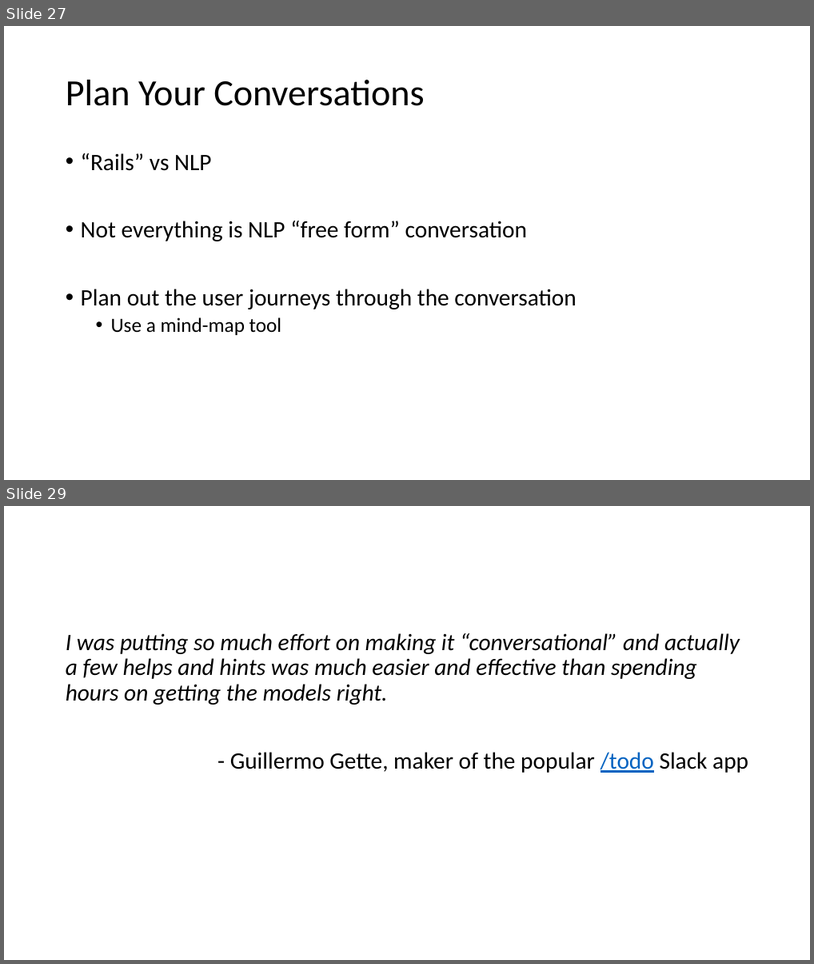
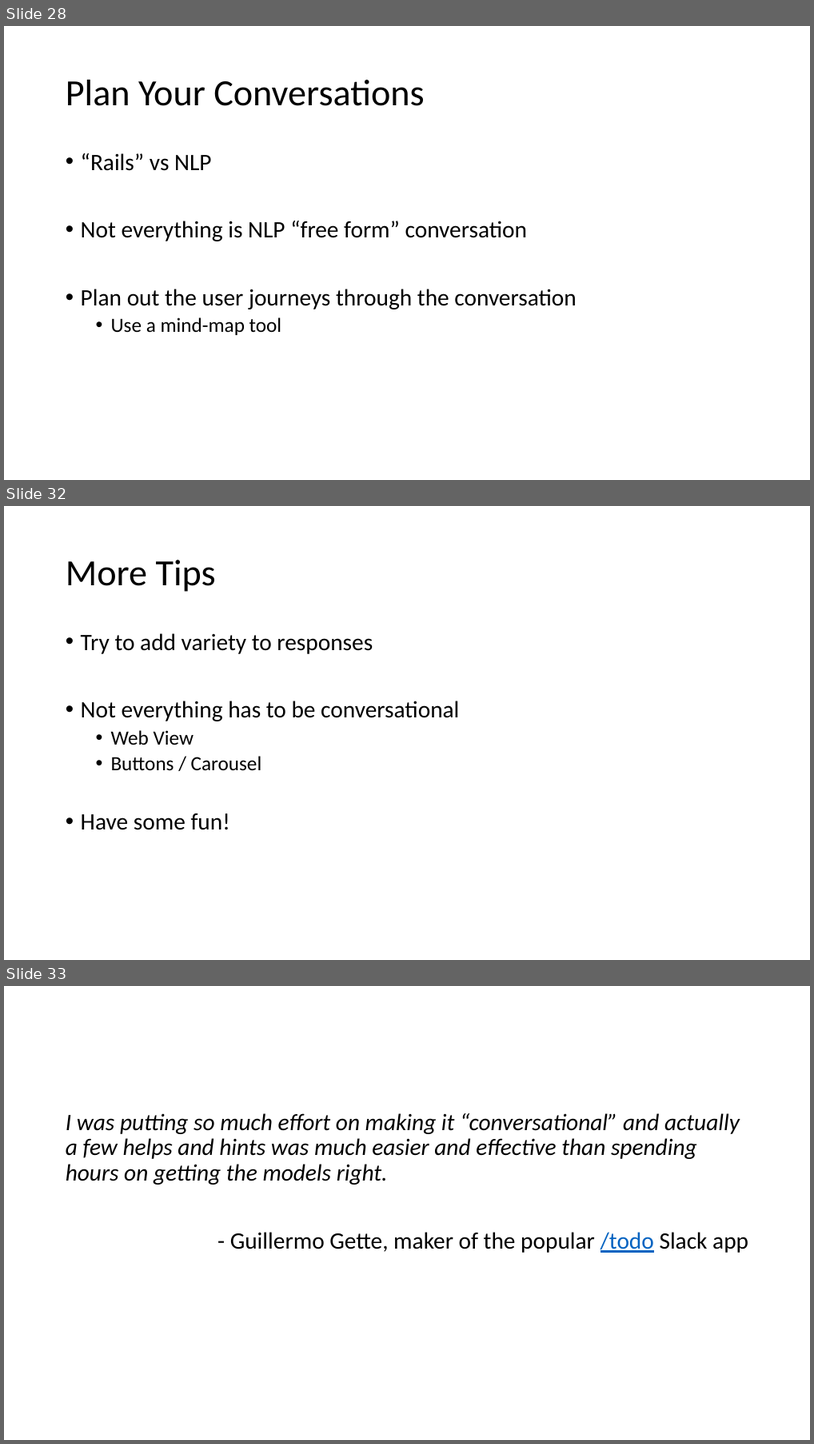
Before and after one commit to aidanmorgan/chatbot-workshop, a slide deck: Chatbots!.pptx. Shown one above the other, each under a label of ours: slides 27 and 29 before the commit, slides 28, 32 and 33 after it; the slides between them are not shown. The pictures are 814x964 and 814x1444 pixels, drawn with LibreOffice and Linux fonts; fonts in the diff are those of the drawing; background and template pictures are left out. Boxes give left, top, right and bottom in pixels: in the first picture for what was removed or moved away, otherwise in the second. Text is boxed around its words. In the diff, an @@ line names an element or a change of style, - is before the commit and + after.

```diff
--- a/Chatbots!.pptx
+++ b/Chatbots!.pptx
@@ slide 32 added at (4,506,810,960), background #FFFFFF @@
@@ title added at (66,560,216,592), 44 pt, text #000000 @@
+More Tips
@@ text added at (81,633,459,830), 28 pt, text #000000 @@
+• Try to add variety to responses
+• Not everything has to be conversational
+  • Web View
+  • Buttons / Carousel
+• Have some fun!
@@ what was slide 27 is now slide 28 @@
@@ what was slide 29 is now slide 33 @@
```
Also in this commit, not shown: 1 slide changed, 4 other slides added, 1 slide removed, 1 other file.
